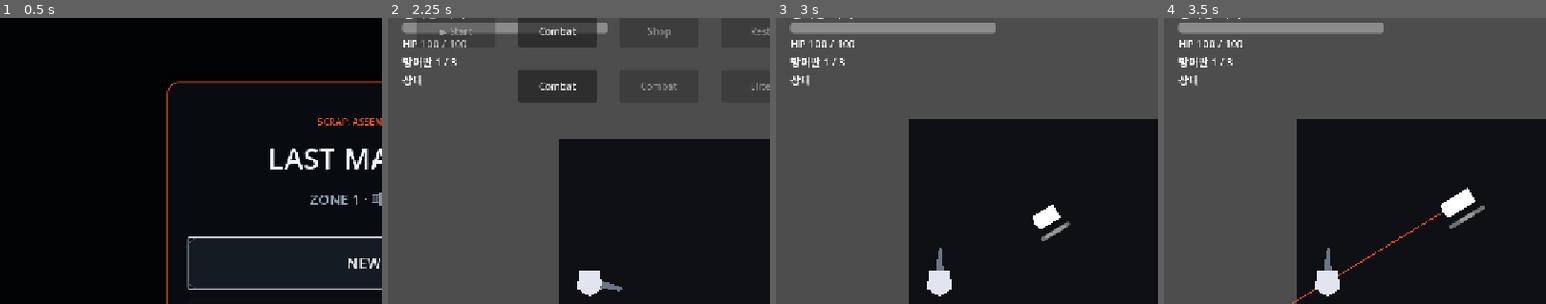
Above: before the commit, frames 1-4 (left to right).
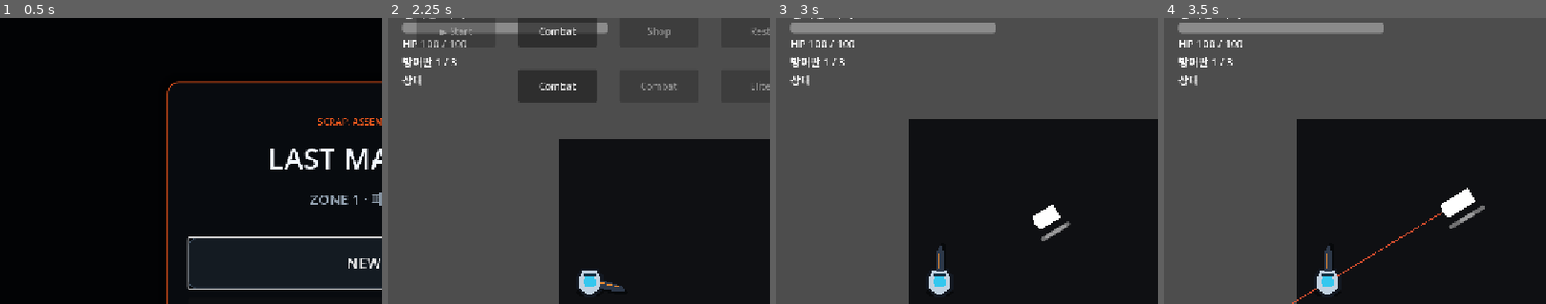
Above: after the commit, the same moments.

Repository: donly987647-max/Topdown-roguelite
Game: Godot game, scene res://scenes/main/RunMain.tscn
Two runs of this game, one before a commit and one after it. Both use one fixed random seed, a clock stepped at 60 frames per second and the inputs below.
Inputs:
- Up to frame 1 (0.5 s): no input
- Up to frame 2 (2.25 s): click "NEW RUN" at 0.5 s; click "정비공 마라 HP 100 · SPD 100% Serv…" at 1.25 s; click "RUN START" at 2 s
- Up to frame 3 (3 s): click "Combat" at 2.75 s
- Up to frame 4 (3.5 s): no input
The pictures show only the part of the screen within x 0-50%, y 6-56%; the shares and areas given below are measured in that part.

Frame 1 is identical in both runs. In frame 2, 0.6% of the frame differs, in the area x 49-62%, y 88-98%; in frame 3, 0.6%, in the area x 39-46%, y 79-98%; in frame 4, 0.6%.

Commit message:
Polish player combat silhouette

Diff:
--- a/scenes/player/Player.tscn
+++ b/scenes/player/Player.tscn
@@ -19,9 +19,37 @@
 [node name="CollisionShape2D" type="CollisionShape2D" parent="."]
 shape = SubResource("Capsule_player")
 
+[node name="Shadow" type="Polygon2D" parent="."]
+position = Vector2(0, 17)
+polygon = PackedVector2Array(-18, -5, 18, -5, 24, 0, 18, 6, -18, 6, -24, 0)
+color = Color(0.01, 0.015, 0.022, 0.55)
+z_index = -2
+
+[node name="BackPlate" type="Polygon2D" parent="."]
+polygon = PackedVector2Array(-15, -23, 13, -23, 23, -9, 22, 13, 7, 25, -8, 25, -22, 12, -23, -8)
+color = Color(0.075, 0.095, 0.13, 1)
+z_index = -1
+
 [node name="BodyVisual" type="Polygon2D" parent="."]
-polygon = PackedVector2Array(-17, -20, 17, -20, 21, 12, 0, 24, -21, 12)
-color = Color(0.88, 0.9, 0.94, 1)
+polygon = PackedVector2Array(-12, -20, 11, -20, 18, -8, 17, 11, 5, 20, -6, 20, -17, 10, -18, -8)
+color = Color(0.76, 0.82, 0.88, 1)
+
+[node name="ChestCore" type="Polygon2D" parent="."]
+polygon = PackedVector2Array(-7, -9, 7, -9, 11, 0, 7, 9, -7, 9, -11, 0)
+color = Color(0.18, 0.78, 0.94, 0.95)
+z_index = 1
+
+[node name="Visor" type="Polygon2D" parent="."]
+position = Vector2(0, -12)
+polygon = PackedVector2Array(-8, -3, 9, -3, 12, 0, 9, 3, -8, 3, -11, 0)
+color = Color(0.08, 0.19, 0.26, 1)
+z_index = 2
+
+[node name="VisorGlow" type="Line2D" parent="."]
+points = PackedVector2Array(-7, -12, 7, -12)
+width = 2.0
+default_color = Color(0.3, 0.93, 1, 0.95)
+z_index = 3
 
 [node name="Camera2D" type="Camera2D" parent="."]
 position_smoothing_enabled = true
@@ -29,10 +57,22 @@
 
 [node name="AimPivot" type="Node2D" parent="."]
 
+[node name="GunShadow" type="Polygon2D" parent="AimPivot"]
+position = Vector2(27, 3)
+polygon = PackedVector2Array(-8, -7, 27, -7, 38, -2, 38, 4, 27, 7, -8, 7)
+color = Color(0.015, 0.02, 0.03, 0.65)
+z_index = -1
+
 [node name="GunPlaceholder" type="Polygon2D" parent="AimPivot"]
 position = Vector2(24, 0)
-polygon = PackedVector2Array(-4, -6, 28, -4, 34, 0, 28, 4, -4, 6)
-color = Color(0.42, 0.46, 0.52, 1)
+polygon = PackedVector2Array(-6, -7, 27, -6, 37, -2, 37, 2, 27, 6, -6, 7)
+color = Color(0.18, 0.22, 0.29, 1)
+
+[node name="GunAccent" type="Line2D" parent="AimPivot"]
+points = PackedVector2Array(17, -3, 48, -3)
+width = 2.0
+default_color = Color(1, 0.58, 0.18, 0.9)
+z_index = 2
 
 [node name="CombatController" type="Node2D" parent="AimPivot"]
 script = ExtResource("2_controller")
@@ -45,8 +85,9 @@
 [node name="MuzzleFlash" type="Polygon2D" parent="AimPivot/CombatController"]
 visible = false
 position = Vector2(60, 0)
-polygon = PackedVector2Array(0, -7, 21, 0, 0, 7, 7, 0)
-color = Color(1, 0.76, 0.2, 0.95)
+polygon = PackedVector2Array(0, -8, 24, 0, 0, 8, 6, 0)
+color = Color(1, 0.72, 0.16, 0.98)
+z_index = 4
 
 [node name="Hurtbox" type="Area2D" parent="."]
 collision_layer = 4
